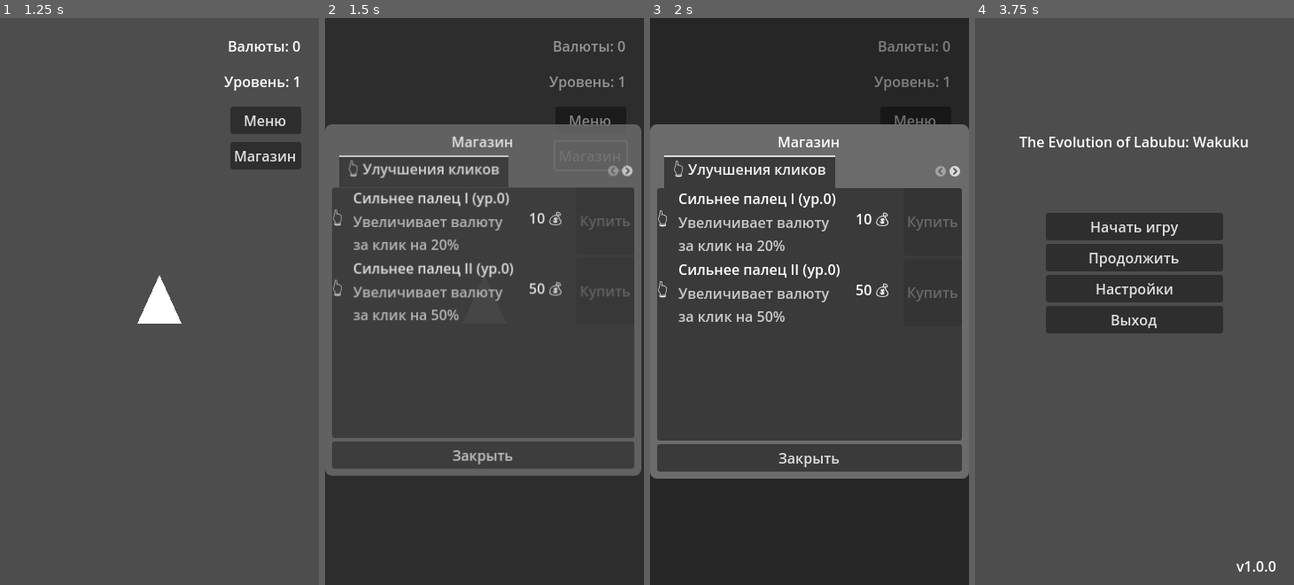
Above: before the commit, frames 1-4 (left to right).
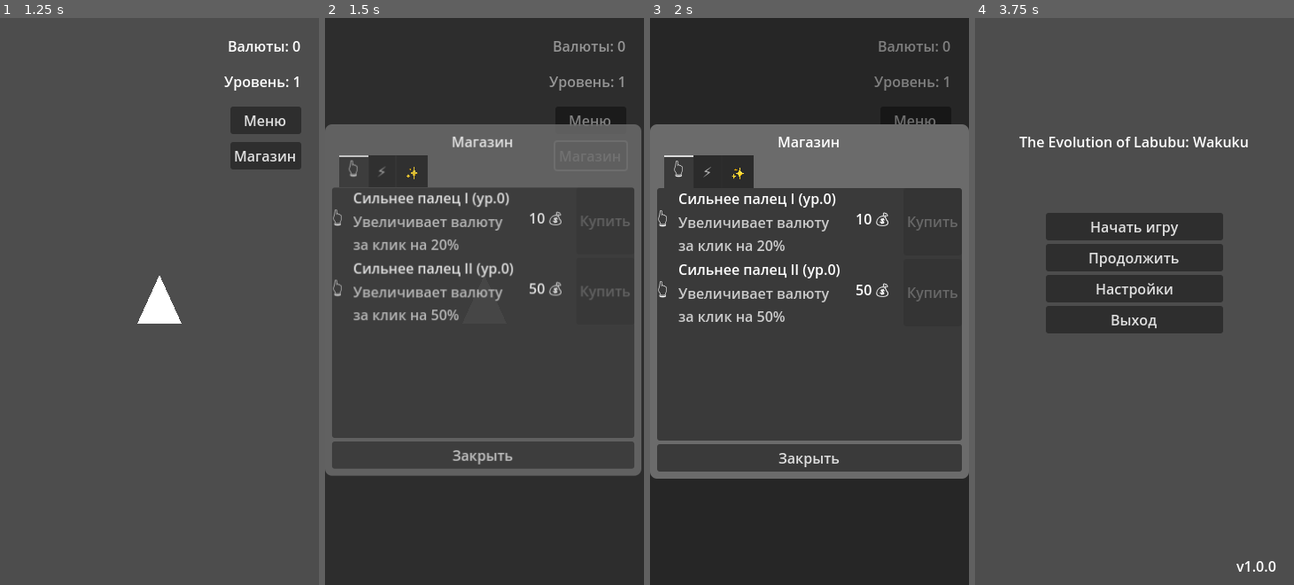
Above: after the commit, the same moments.

Repository: Common-ka/the-evolution-of-Labubu-Wakuku
Game: Godot game, scene res://scenes/main/main_menu.tscn
Same seed, same stepped clock (60 frames per second), same inputs: the game is played once before the commit and once after it.
Inputs:
- Up to frame 1 (1.25 s): click "Начать игру" at 0.5 s
- Up to frame 2 (1.5 s): click "Магазин" at 1.25 s
- Up to frame 3 (2 s): no input
- Up to frame 4 (3.75 s): click "Меню" at 2 s; click "Закрыть" at 2.75 s; click "Меню" at 3.5 s

Frame 1 is identical in both runs. In frame 2, 1.7% of the frame differs, in the area x 11-97%, y 24-30%; in frame 3, 1.8%, in the area x 11-98%, y 24-30%; in frame 4, nothing differs.

Commit message:
feat(ui): optimize tab layout for better space usage\n\n- Use only emojis for tab titles to save horizontal space\n- Add tooltips to explain category names on hover\n- Reduce tab separation and minimum width for compact layout\n- Ensure all categories fit on single page without navigation arrows

Diff:
--- a/scenes/ui/shop_panel.tscn
+++ b/scenes/ui/shop_panel.tscn
@@ -70,6 +70,8 @@
 [node name="TabContainer" type="TabContainer" parent="Panel/Margin/VBox"]
 layout_mode = 2
 size_flags_vertical = 3
+theme_override_constants/h_separation = 2
+theme_override_constants/tab_min_width = 40
 
 [node name="CloseButton" type="Button" parent="Panel/Margin/VBox"]
 layout_mode = 2
--- a/scripts/ui/shop_panel.gd
+++ b/scripts/ui/shop_panel.gd
@@ -191,10 +191,15 @@
 	tab_container_node.add_child(scroll_container)
 	tab_container.add_child(tab_container_node)
 
-	# Устанавливаем название вкладки с иконкой
-	var tab_title = "%s %s" % [category_data.get("icon", "📦"), category_data.get("name", category_id)]
+	# Устанавливаем название вкладки только с иконкой
+	var tab_title = category_data.get("icon", "📦")
 	tab_container.set_tab_title(tab_container.get_tab_count() - 1, tab_title)
-	print("[ShopPanel] Создана вкладка: ", tab_title)
+
+	# Добавляем tooltip для объяснения категории
+	var tab_index = tab_container.get_tab_count() - 1
+	tab_container.set_tab_tooltip(tab_index, category_data.get("name", category_id))
+
+	print("[ShopPanel] Создана вкладка: ", tab_title, " для категории: ", category_data.get("name", category_id))
 
 	# Сохраняем ссылку на контейнер для рендеринга
 	tab_container_node.set_meta("list_container", vbox_container)
